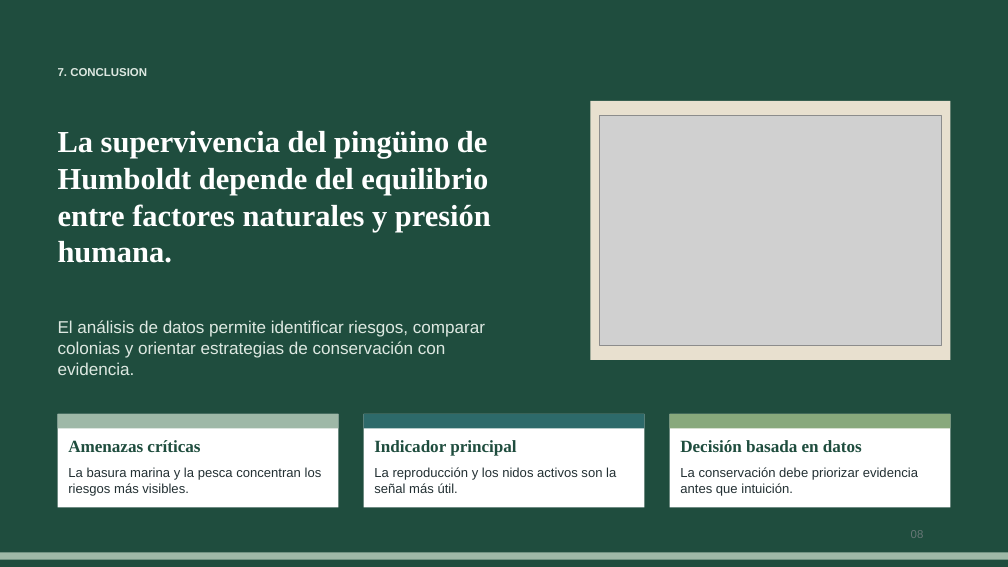
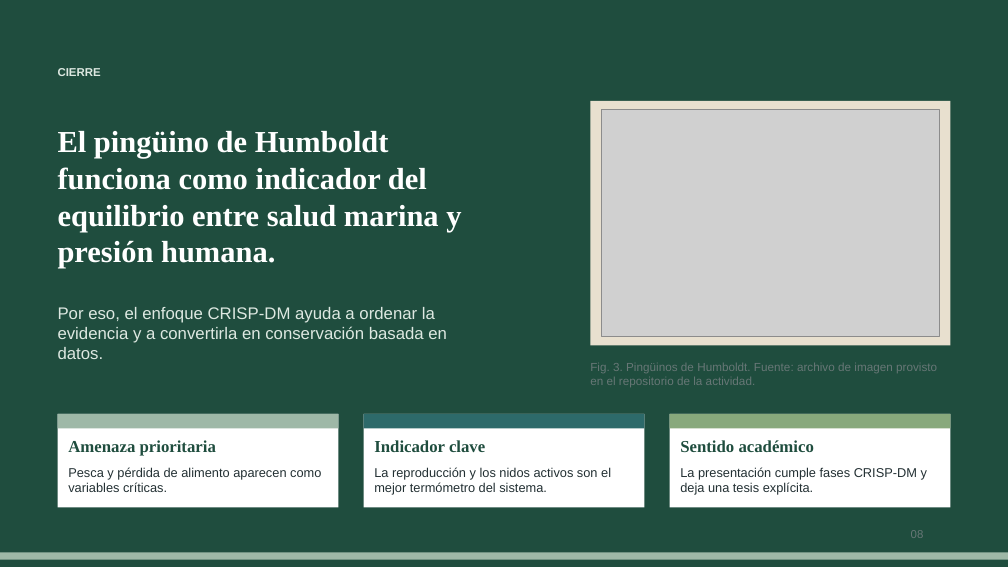
Before and after one commit to FernandoValdes01/INFO1184, a slide deck: slide 8 of DI/DI01/Presentacion_Pinguino_de_Humboldt.pptx. Drawn at 1008x567 pixels with LibreOffice and Linux fonts; fonts in the diff are those of the drawing; grey boxes stand for pictures. Boxes give left, top, right and bottom in pixels: in the first picture for what was removed or moved away, otherwise in the second. Text is boxed around its words. In the diff, an @@ line names an element or a change of style, - is before the commit and + after.

```diff
--- a/DI/DI01/Presentacion_Pinguino_de_Humboldt.pptx
+++ b/DI/DI01/Presentacion_Pinguino_de_Humboldt.pptx
@@ text at [58, 68, 101, 76]: text changed @@
-7. CONCLUSION
+CIERRE
@@ rectangle: place and size @@
-rectangle at [591, 101, 951, 359]
+rectangle at [591, 101, 951, 346]
@@ picture: place and size @@
-picture at [600, 115, 942, 345]
+picture at [602, 110, 939, 337]
@@ text at [58, 131, 461, 268]: text changed @@
-La supervivencia del pingüino de Humboldt depende del equilibrio entre factores naturales y presión humana.
+El pingüino de Humboldt funciona como indicador del equilibrio entre salud marina y presión humana.
@@ text removed at [58, 320, 485, 375] @@
-El análisis de datos permite identificar riesgos, comparar colonias y orientar estrategias de conservación con evidencia.
@@ text added at [58, 307, 447, 359], 13.2 pt, text #DDE8E1 @@
+Por eso, el enfoque CRISP-DM ayuda a ordenar la evidencia y a convertirla en conservación basada en datos.
@@ text added at [590, 363, 937, 387], 9.2 pt, text #677776 @@
+Fig. 3. Pingüinos de Humboldt. Fuente: archivo de imagen provisto en el repositorio de la actividad.
@@ text at [68, 440, 216, 456]: text changed; size 13.5 to 13.2 pt @@
-Amenazas críticas
+Amenaza prioritaria
@@ text at [374, 440, 485, 452]: text changed; size 13.5 to 13.2 pt @@
-Indicador principal
+Indicador clave
@@ text at [680, 440, 814, 452]: text changed; size 13.5 to 13.2 pt @@
-Decisión basada en datos
+Sentido académico
@@ text at [68, 467, 321, 492]: text changed; size 10.3 to 10.1 pt @@
-La basura marina y la pesca concentran los riesgos más visibles.
+Pesca y pérdida de alimento aparecen como variables críticas.
@@ text at [374, 467, 611, 495]: text changed; size 10.3 to 10.1 pt @@
-La reproducción y los nidos activos son la señal más útil.
+La reproducción y los nidos activos son el mejor termómetro del sistema.
@@ text at [680, 467, 927, 495]: text changed; size 10.3 to 10.1 pt @@
-La conservación debe priorizar evidencia antes que intuición.
+La presentación cumple fases CRISP-DM y deja una tesis explícita.
```
Also in this commit, not shown: 1 other slide changed, 7 slides added, 6 slides removed, 2 other files.
